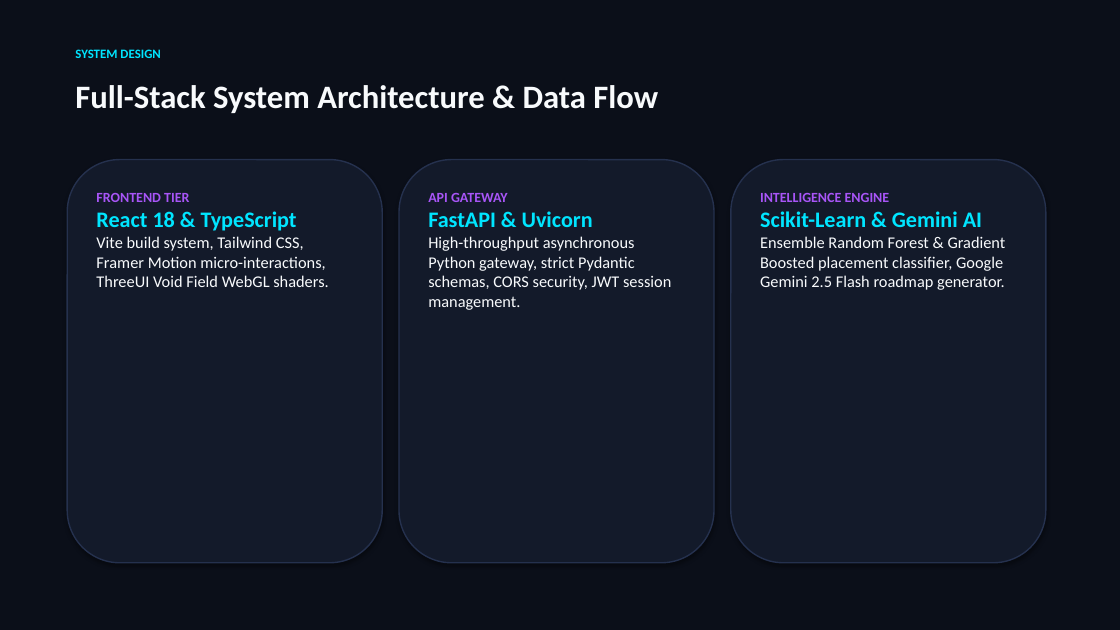
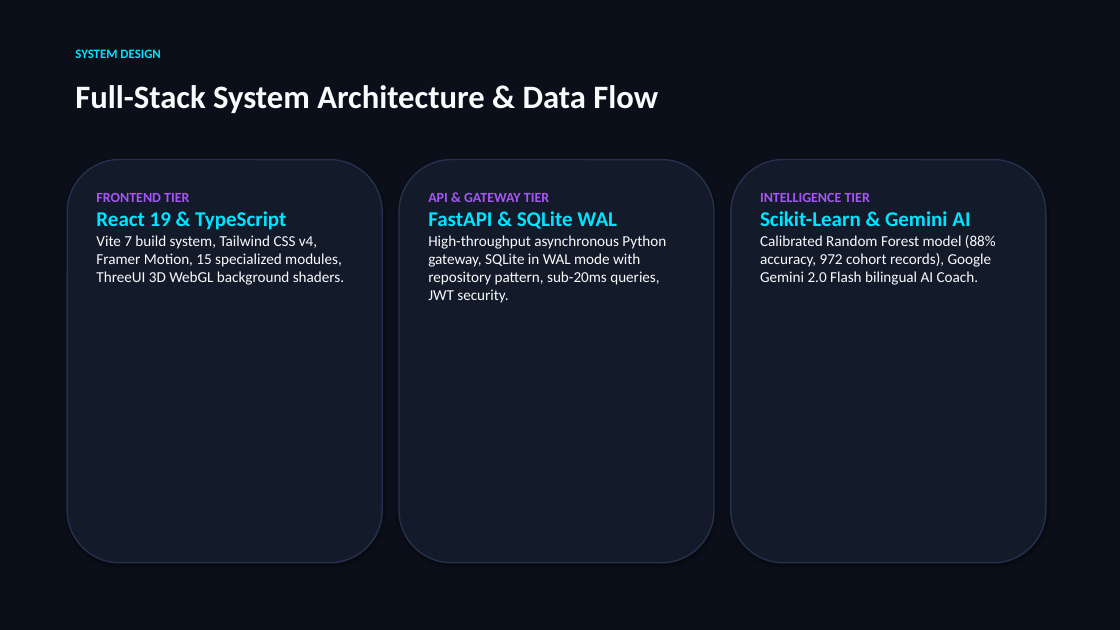
Before and after one commit to dileepbommali16-ops/pathfinder, a slide deck: slide 4 of Pathfinder_Presentation_Dileep_Bommali.pptx. Drawn at 1120x630 pixels with LibreOffice and Linux fonts; fonts in the diff are those of the drawing. Boxes give left, top, right and bottom in pixels: in the first picture for what was removed or moved away, otherwise in the second. Text is boxed around its words. In the diff, an @@ line names an element or a change of style, - is before the commit and + after.

```diff
--- a/Pathfinder_Presentation_Dileep_Bommali.pptx
+++ b/Pathfinder_Presentation_Dileep_Bommali.pptx
@@ text at (428, 193, 666, 303): text changed; size 14 to 13 pt @@
-API GATEWAY
-FastAPI & Uvicorn
-High-throughput asynchronous Python gateway, strict Pydantic schemas, CORS security, JWT session management.
+API & GATEWAY TIER
+FastAPI & SQLite WAL
+High-throughput asynchronous Python gateway, SQLite in WAL mode with repository pattern, sub-20ms queries, JWT security.
@@ text at (760, 193, 870, 202): text changed @@
-INTELLIGENCE ENGINE
+INTELLIGENCE TIER
@@ text at (96, 211, 344, 285): text changed; size 14 to 13 pt @@
-React 18 & TypeScript
-Vite build system, Tailwind CSS, Framer Motion micro-interactions, ThreeUI Void Field WebGL shaders.
+React 19 & TypeScript
+Vite 7 build system, Tailwind CSS v4, Framer Motion, 15 specialized modules, ThreeUI 3D WebGL background shaders.
@@ text at (760, 235, 996, 285): text changed; size 14 to 13 pt @@
-Ensemble Random Forest & Gradient Boosted placement classifier, Google Gemini 2.5 Flash roadmap generator.
+Calibrated Random Forest model (88% accuracy, 972 cohort records), Google Gemini 2.0 Flash bilingual AI Coach.
@@ text at (760, 211, 970, 226): size 19 to 18 pt in "Scikit-Learn & Gemini AI" @@
```
Also in this commit, not shown: 4 other slides changed, 1 slide added, 1 slide removed, 5 other files.
